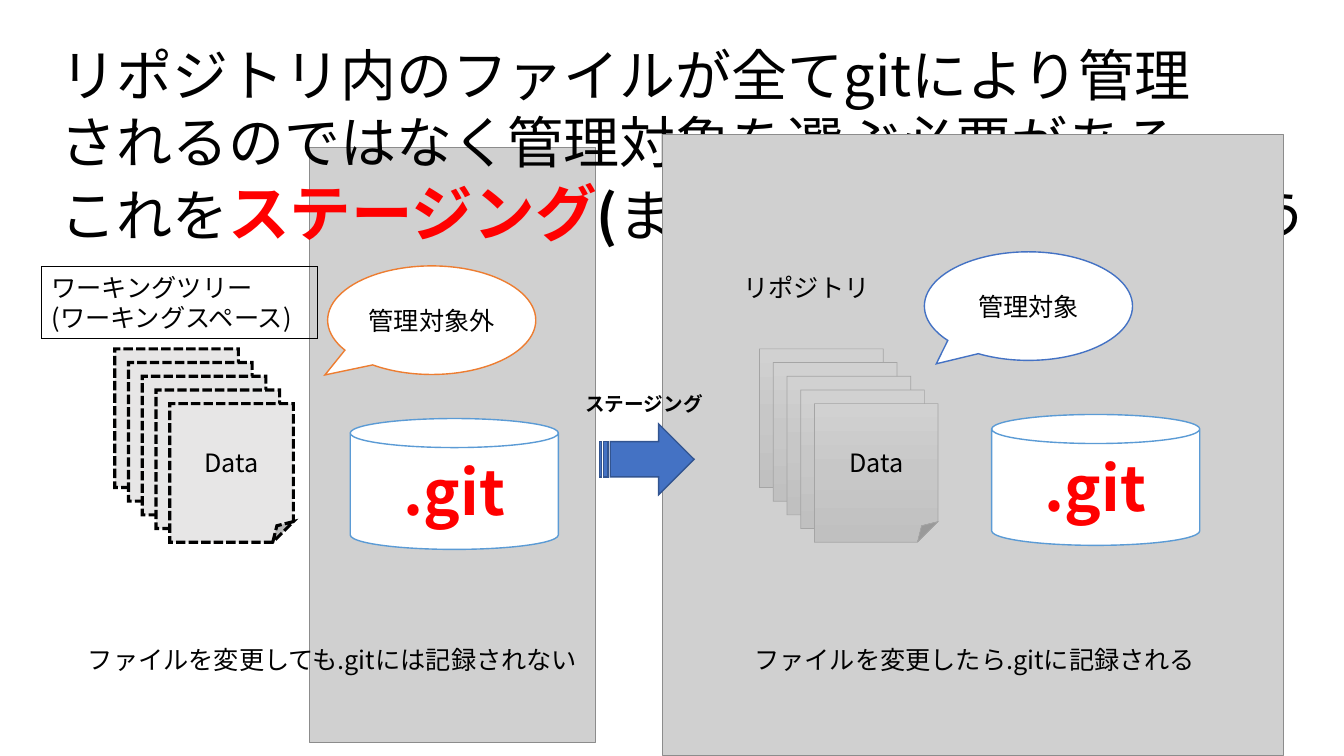
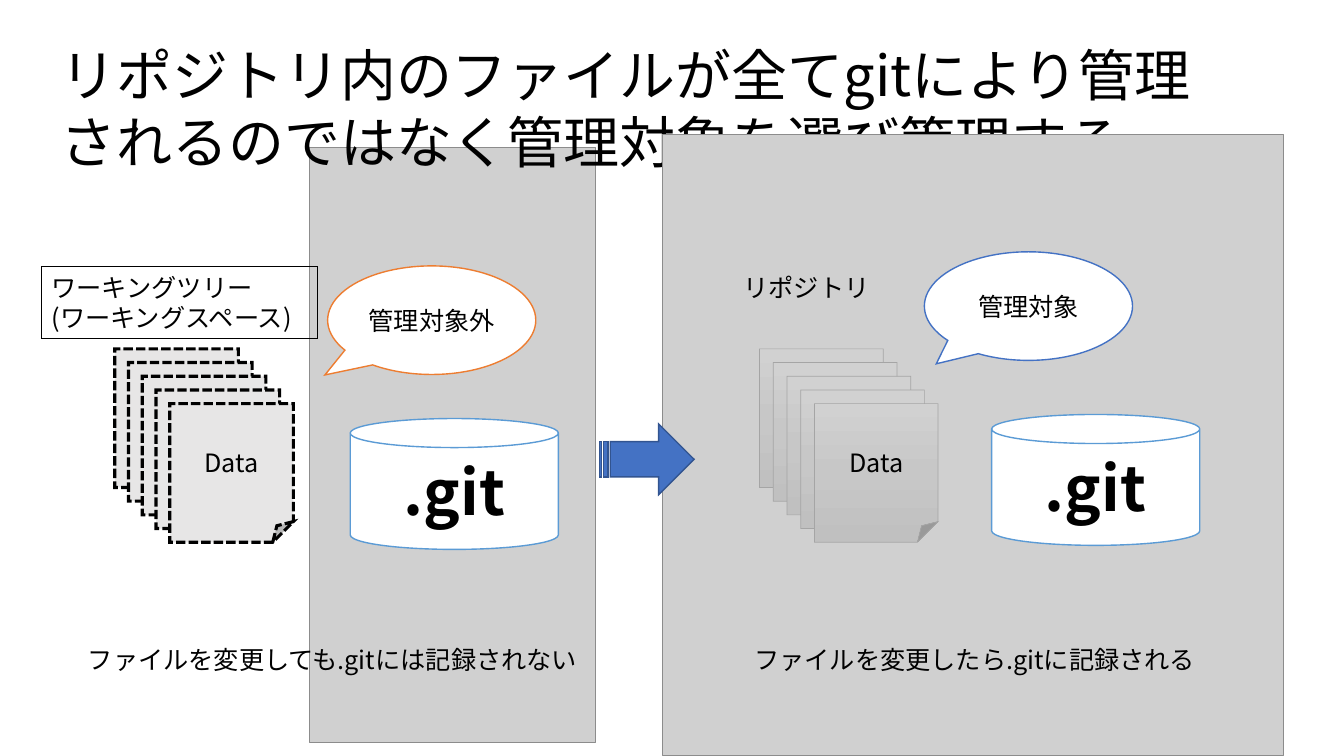
Before and after one commit to syalpon/master, a slide deck: slide 6 of git.pptx (slide 5 before the commit). Drawn at 1344x756 pixels with LibreOffice and Linux fonts; fonts in the diff are those of the drawing; grey boxes stand for pictures. Boxes give left, top, right and bottom in pixels: in the first picture for what was removed or moved away, otherwise in the second. Text is boxed around its words. In the diff, an @@ line names an element or a change of style, - is before the commit and + after.

Commit message:
update

```diff
--- a/git.pptx
+++ b/git.pptx
@@ text at [60, 107, 1179, 178]: text changed @@
-されるのではなく管理対象を選ぶ必要がある
-これをステージング(またはインデックス)という
+されるのではなく管理対象を選び管理する。
@@ cylinder ".git" at [350, 418, 558, 549]: text colour #FF0000 to #000000 @@
@@ text removed at [585, 391, 702, 417] @@
-ステージング
@@ cylinder ".git" at [992, 414, 1200, 545]: text colour #FF0000 to #000000 @@
```
Also in this commit, not shown: 5 other slides changed, 3 slides added, 1 slide removed.
